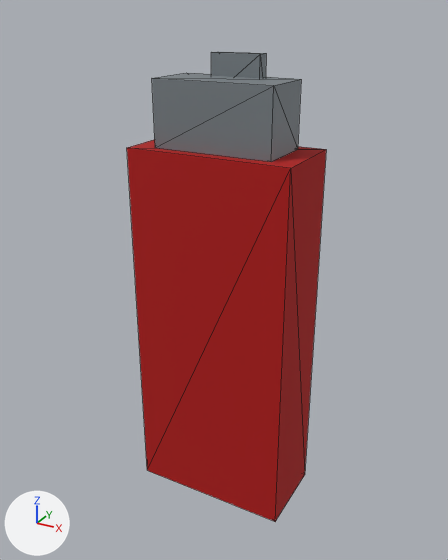
Two versions of the glTF model packages/deadvox/src/content/base/assets/models/lighter.glb, one commit apart.
One viewpoint serves both versions: a 50 mm lens placed at (0.0401, -0.0735, 0.0724), pointed at (-0.0004, 0.0001, 0.0356). The axes (+X, +Y, +Z) are drawn at lower left. The lights are the same throughout. The first picture is the older version. Mesh edges are drawn as thin lines. Where no turn or scale is listed for an object, it has been applied to the vertices. Vertices at exactly the same position are counted once.

Names of what the first picture shows: 'lighter:lighter'.
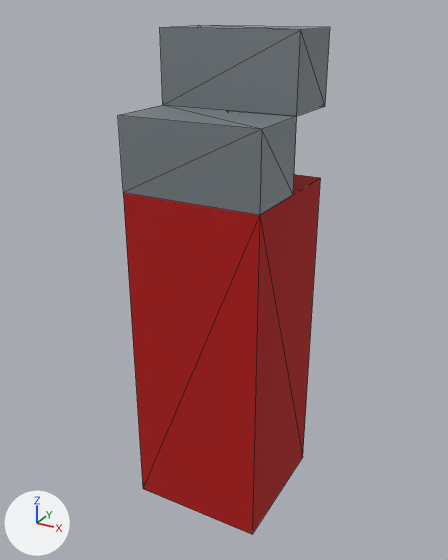
What differs and where, as boxes [x1, y1, x2, y2] in the pictures (448 x 560 px):
'lighter:lighter', reshaped (6% wider, 8% taller): before [127, 52, 326, 522]; after [118, 25, 330, 534]
part 1 of me_lighter_lighter, rebuilt (6% wider, 33% taller): before [127, 140, 326, 522]; after [118, 25, 330, 534]
part 2 of me_lighter_lighter, deleted: before [152, 73, 301, 162]
part 3 of me_lighter_lighter, deleted: before [211, 52, 266, 78]

The edits, one by one:
me_lighter_lighter is used by ob_lighter_lighter; location (0.0, 0.0, 0.0).
me_lighter_lighter had 24 vertices, 36 faces and spanned x -0.012..0.012, y -0.006..0.006, z 0.0..0.0669.
me_lighter_lighter now has 23 vertices, 38 faces and spans x -0.01..0.01, y -0.01..0.01, z 0.0..0.07.
me_lighter_lighter part 1: the loose piece of 8 vertices spanning x -0.012..0.012, y -0.006..0.006, z 0.0..0.055 is rebuilt with 23 vertices and now spans x -0.01..0.01, y -0.01..0.01, z 0.0..0.07.
me_lighter_lighter part 2: the loose piece of 8 vertices spanning x -0.0086..0.0086, y -0.0042..0.0042, z 0.055..0.064 is deleted.
me_lighter_lighter part 3: the loose piece of 8 vertices spanning x -0.0036..0.0036, y 0.0025..0.0043, z 0.0611..0.0669 is deleted.
